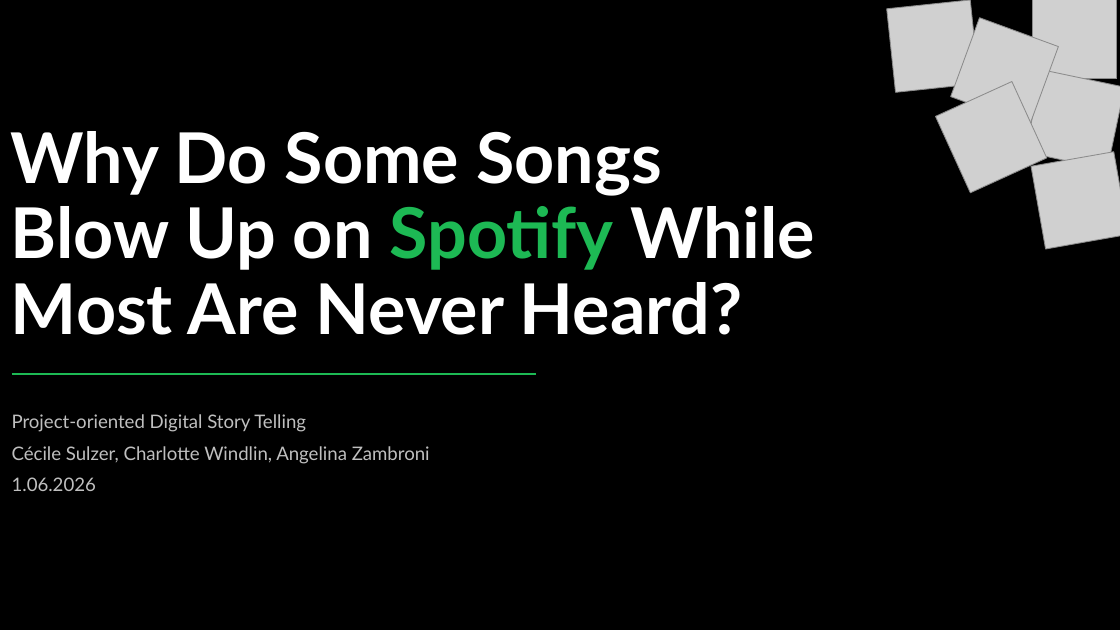
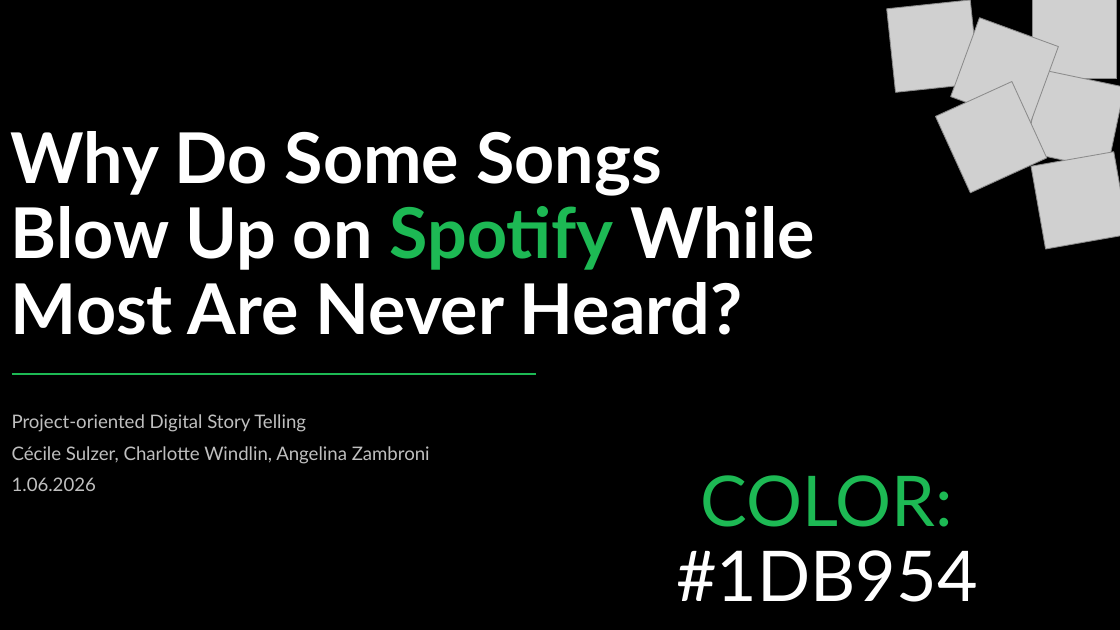
Before and after one commit to podsv-fs26-ad24/ad24-1-fancyproject, a slide deck: slide 1 of presentation.pptx. Drawn at 1120x630 pixels with LibreOffice and Linux fonts; fonts in the diff are those of the drawing; grey boxes stand for pictures. Boxes give left, top, right and bottom in pixels: in the first picture for what was removed or moved away, otherwise in the second. Text is boxed around its words. In the diff, an @@ line names an element or a change of style, - is before the commit and + after.

```diff
--- a/presentation.pptx
+++ b/presentation.pptx
@@ text added at box(676, 475, 977, 602), 60 pt, text #FFFFFF @@
+COLOR: #1DB954
```
Also in this commit, not shown: 6 other slides changed, 1 slide added, 1 slide removed.
